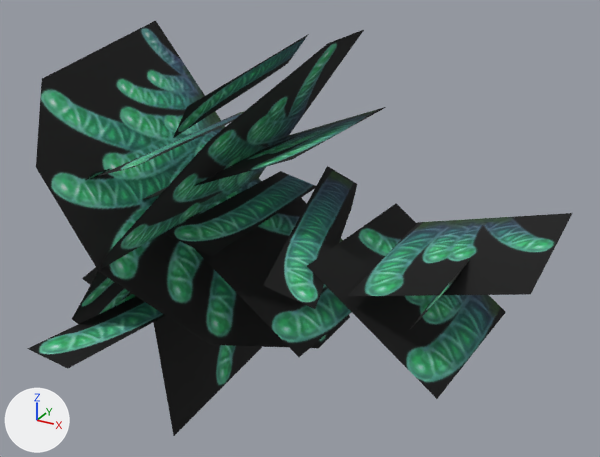
An edit to the OBJ model sceneobjs/yatelandisi_dongxue_04/yatelandisi_dongxue_04_haizao02.obj, drawn before and after from the same camera.
Both versions are drawn from a 50 mm camera at (79.1, -157.4, 74.0) aimed at (6.5, -25.5, 8.0). The axes (+X, +Y, +Z) are drawn at lower left. The lights are the same throughout. Where no turn or scale is listed for an object, it has been applied to the vertices.

Before the edit, the objects in view are built like this:
```python
me_yatelandisi_dongxue_04_haizao02 = bpy.data.meshes.new('yatelandisi_dongxue_04_haizao02')
me_yatelandisi_dongxue_04_haizao02.from_pydata(...)  # 228 vertices, 160 faces; spans x -55.3..55.0, y -66.8..0.3, z -43.1..42.8
me_yatelandisi_dongxue_04_haizao02.materials.append(mat_material_1)  # picture img_yatelandisi_dongxue_04_haizao01_02_png
ob_yatelandisi_dongxue_04_haizao02 = bpy.data.objects.new('yatelandisi_dongxue_04_haizao02', me_yatelandisi_dongxue_04_haizao02)
ob_yatelandisi_dongxue_04_haizao02.location = (0.0, 0.0, 0.0)
```
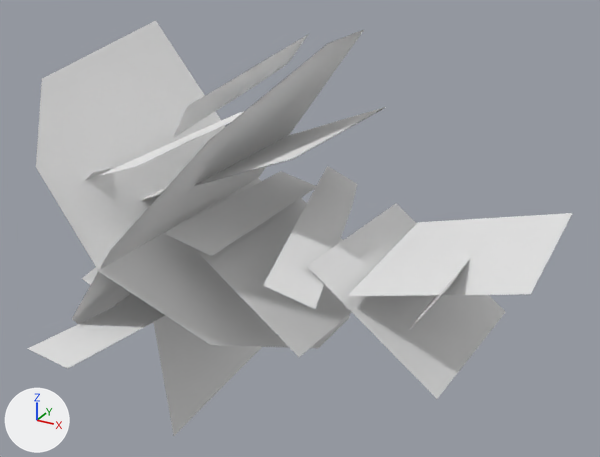
Location of each change, [x1, y1, x2, y2] in pixels of the pictures (600 x 457 px):
'yatelandisi_dongxue_04_haizao02', recoloured: [27, 21, 572, 436] in both

The edits, one by one:
Material 'material_1' (mat_material_1_1) is new.
Its base color is (0.8, 0.8, 0.8) (white #e7e7e7).
Its roughness is 1.0.
me_yatelandisi_dongxue_04_haizao02 has 228 vertices, 160 faces and spans x -55.3..55.0, y -66.8..0.3, z -43.1..42.8.
me_yatelandisi_dongxue_04_haizao02 no longer uses material mat_material_1 (picture img_yatelandisi_dongxue_04_haizao01_02_png).
me_yatelandisi_dongxue_04_haizao02 now uses material mat_material_1_1 (white #e7e7e7).
